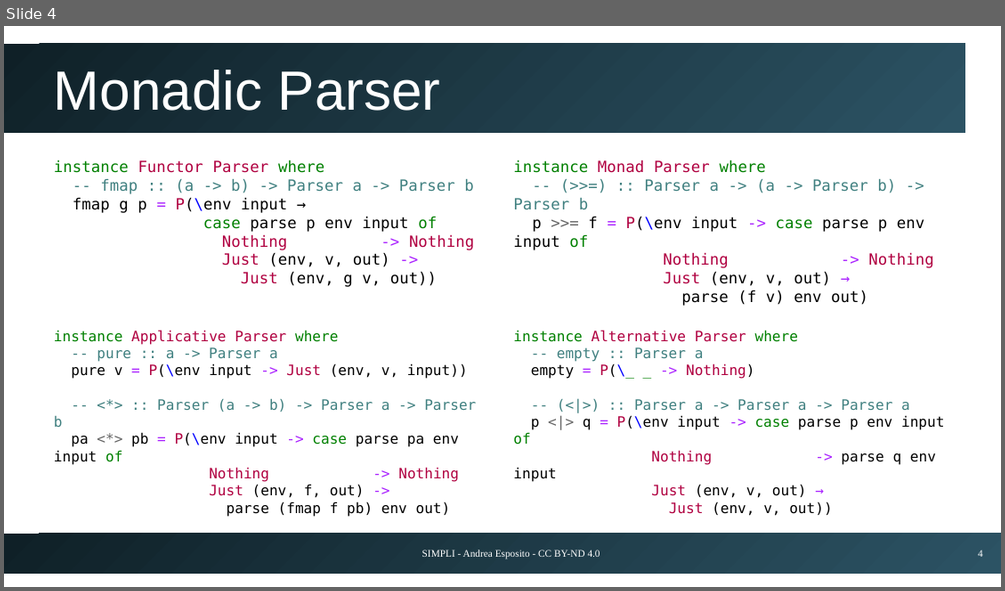
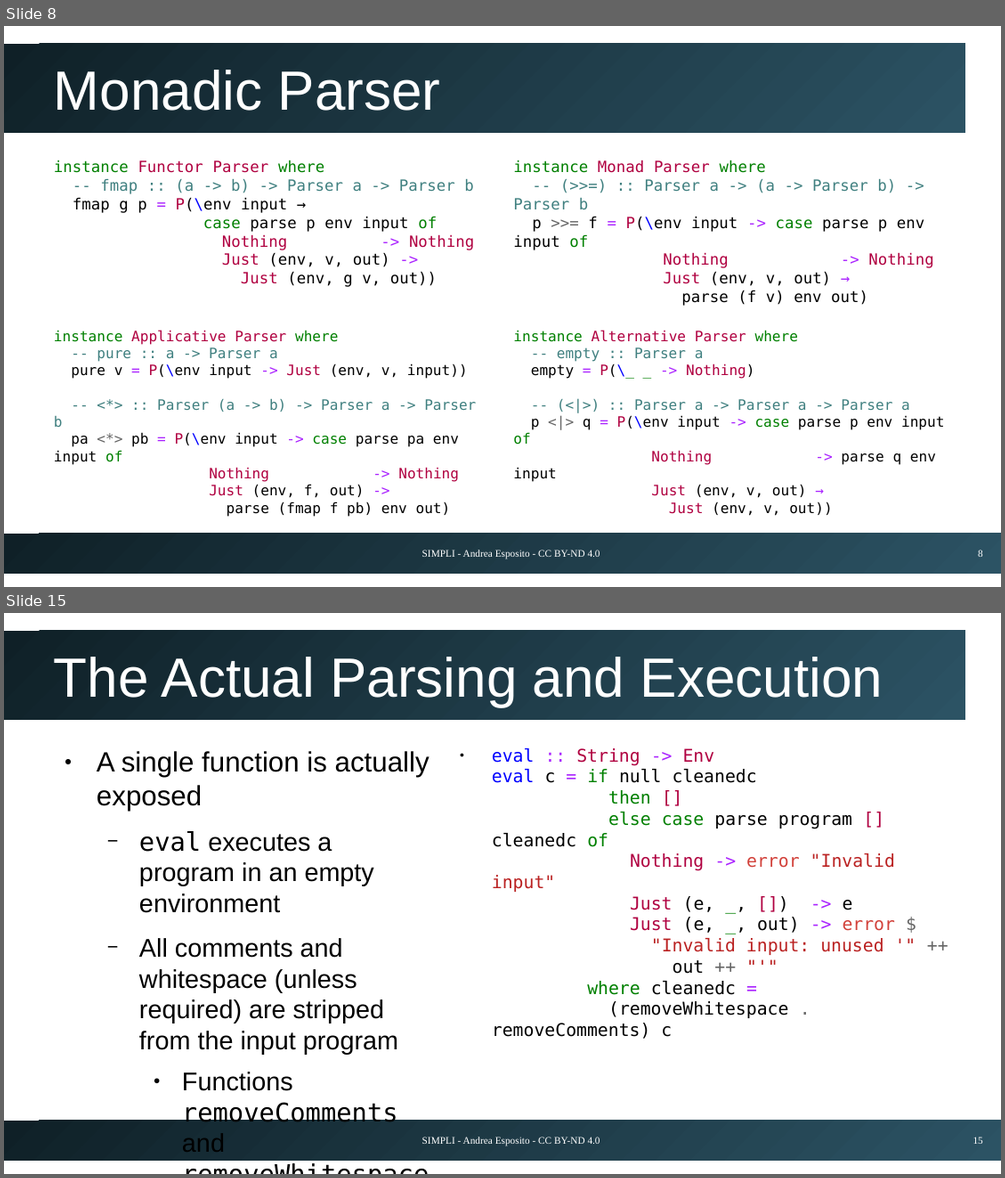
Before and after one commit to espositoandrea/simpli, a slide deck: docs/presentation.odp. Shown one above the other, each under a label of ours: slide 4 before the commit, slides 8 and 15 after it; the slides between them are not shown. The pictures are 1005x591 and 1005x1178 pixels, drawn with LibreOffice and Linux fonts; fonts in the diff are those of the drawing. Boxes give left, top, right and bottom in pixels: in the first picture for what was removed or moved away, otherwise in the second. Text is boxed around its words. In the diff, an @@ line names an element or a change of style, - is before the commit and + after.

```diff
--- a/docs/presentation.odp
+++ b/docs/presentation.odp
@@ slide 15 added at bbox=[4, 613, 1001, 1174], background #FFFFFF; not listed: 2 template elements that a slide beside it also shows @@
@@ title added at bbox=[54, 657, 883, 707], 44 pt, text #FFFFFF @@
+The Actual Parsing and Execution
@@ text added at bbox=[97, 751, 429, 1151], 20.4 pt, text #000000 @@
+● A single function is actually exposed
+  − eval executes a program in an empty environment
+  − All comments and whitespace (unless required) are stripped from the input program
+    ● Functions removeComments and removeWhitespace
@@ text added at bbox=[492, 748, 895, 1038], 14 pt, text #000000 @@
+● eval :: String -> Env
+  eval c = if null cleanedc
+  then []
+  else case parse program [] cleanedc of
+  Nothing -> error "Invalid input"
+  Just (e, _, []) -> e
+  Just (e, _, out) -> error $
+  "Invalid input: unused '" ++
+  out ++ "'"
+  where cleanedc =
+  (removeWhitespace . removeComments) c
@@ text added at bbox=[422, 1136, 600, 1145], 8 pt, text #FFFFFF @@
+SIMPLI - Andrea Esposito - CC BY-ND 4.0
@@ page number added at bbox=[973, 1136, 983, 1143], 8 pt, text #FFFFFF @@
+15
@@ what was slide 4 is now slide 8 @@
@@ page number at bbox=[978, 549, 983, 556]: text changed @@
-4
+8
```
Also in this commit, not shown: 1 slide changed, 12 other slides added.
